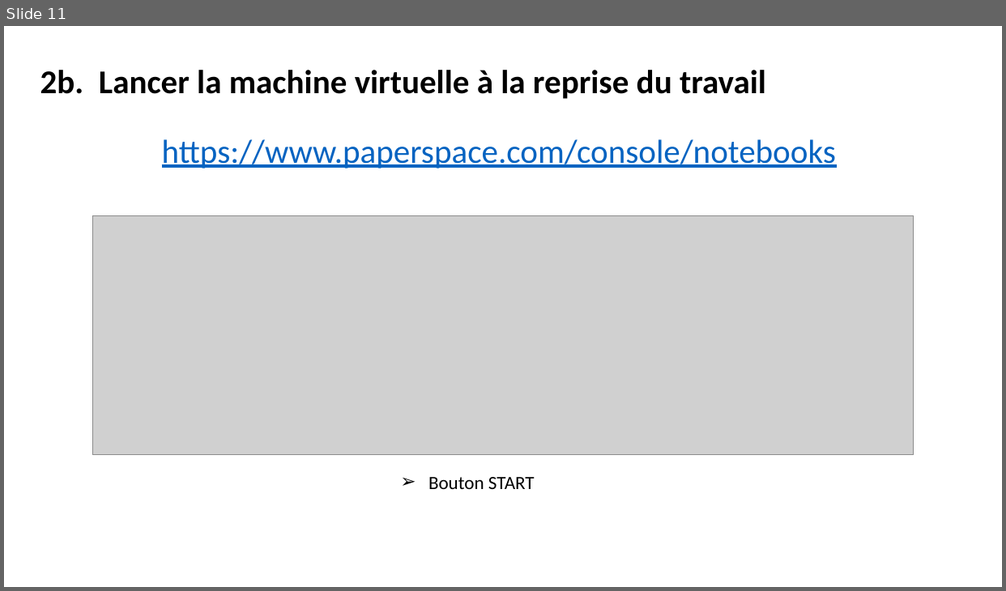
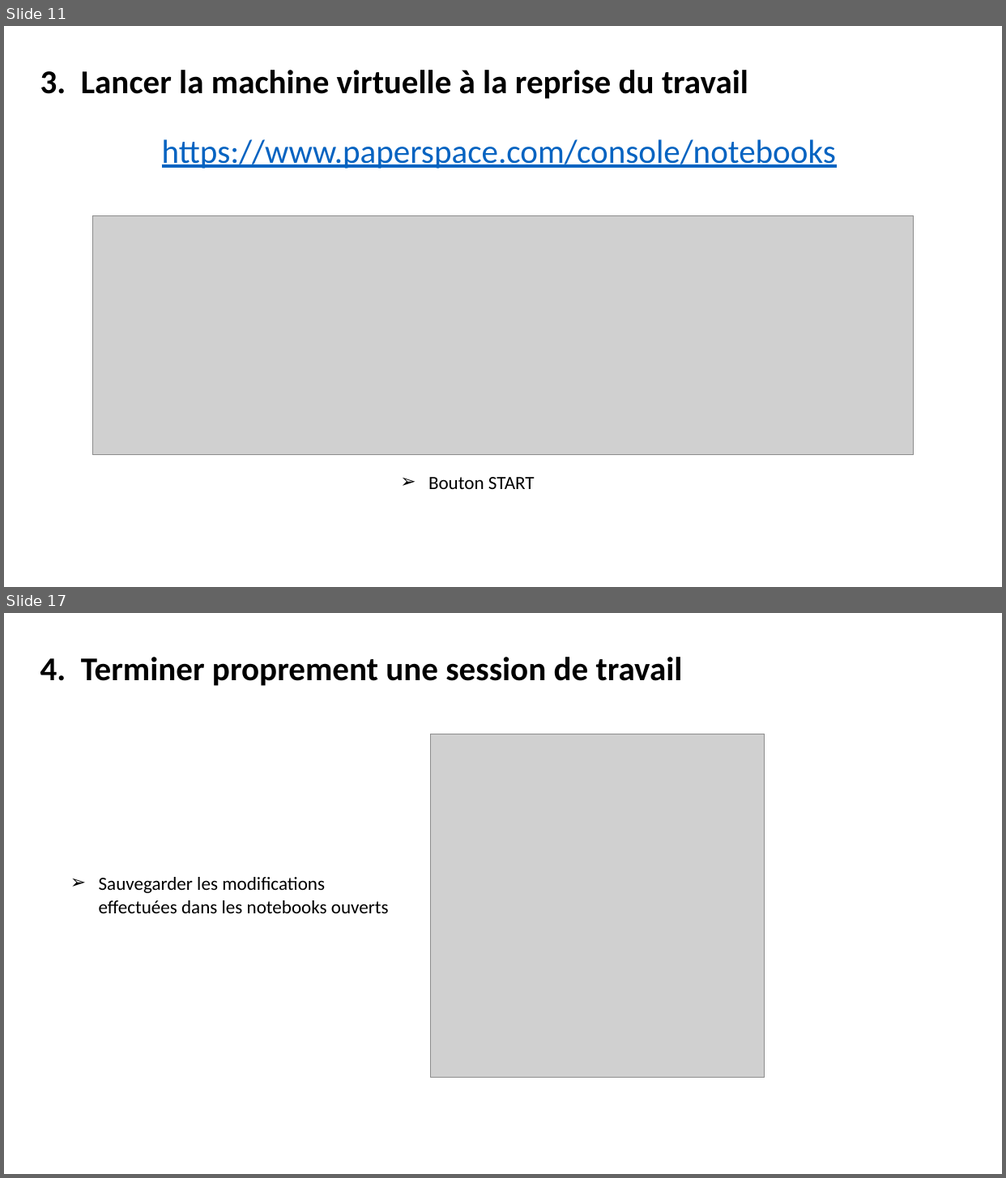
Before and after one commit to laurentprudhon/cours-deeplearning-2020, a slide deck: slides/00_environnement.pptx. Shown one above the other, each under a label of ours: slide 11 before the commit, slides 11 and 17 after it; the slides between them are not shown. The pictures are 1006x591 and 1006x1178 pixels, drawn with LibreOffice and Linux fonts; fonts in the diff are those of the drawing; grey boxes stand for pictures. Boxes give left, top, right and bottom in pixels: in the first picture for what was removed or moved away, otherwise in the second. Text is boxed around its words. In the diff, an @@ line names an element or a change of style, - is before the commit and + after.

```diff
--- a/slides/00_environnement.pptx
+++ b/slides/00_environnement.pptx
@@ slide 17 added at [4,613,1002,1174], background #FFFFFF @@
@@ text added at [40,657,683,686], 32 pt, text #000000, bold @@
+4. Terminer proprement une session de travail
@@ picture added at [431,735,765,1078] @@
@@ text added at [99,877,389,914], 18 pt, text #000000 @@
+➢ Sauvegarder les modifications effectuées dans les notebooks ouverts
@@ slide 11 changed as well @@
@@ text at [40,70,748,99]: text changed @@
-2b. Lancer la machine virtuelle à la reprise du travail
+3. Lancer la machine virtuelle à la reprise du travail
```
Also in this commit, not shown: 8 other slides changed, 5 other slides added, 7 slides removed.
